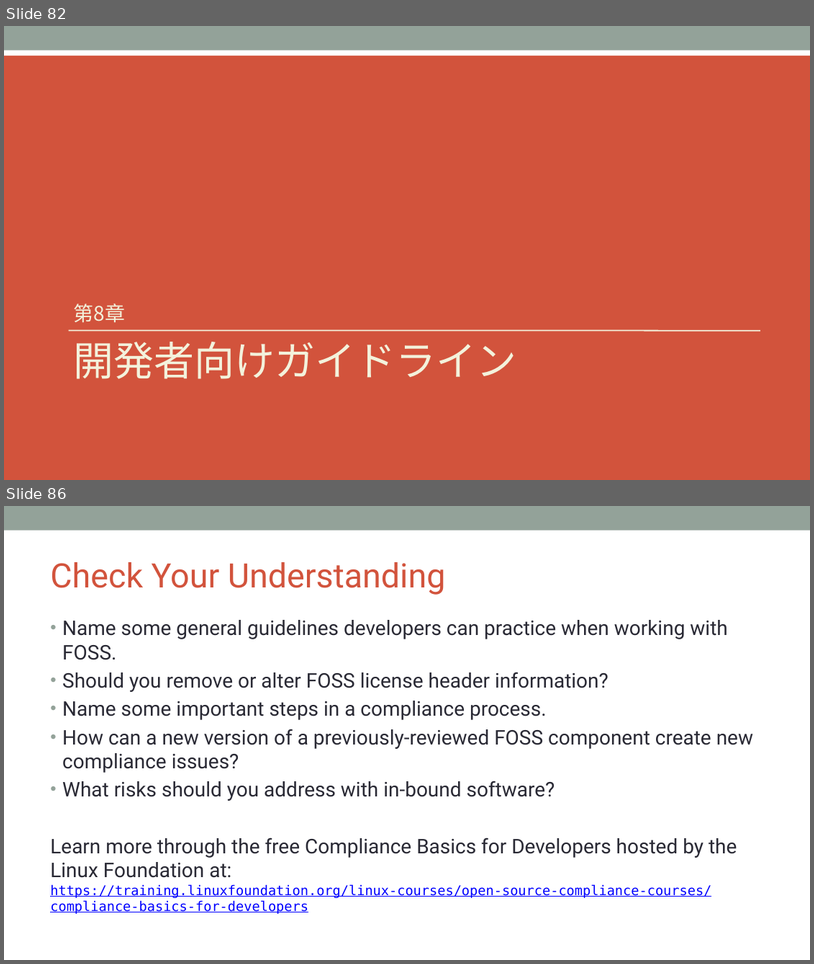
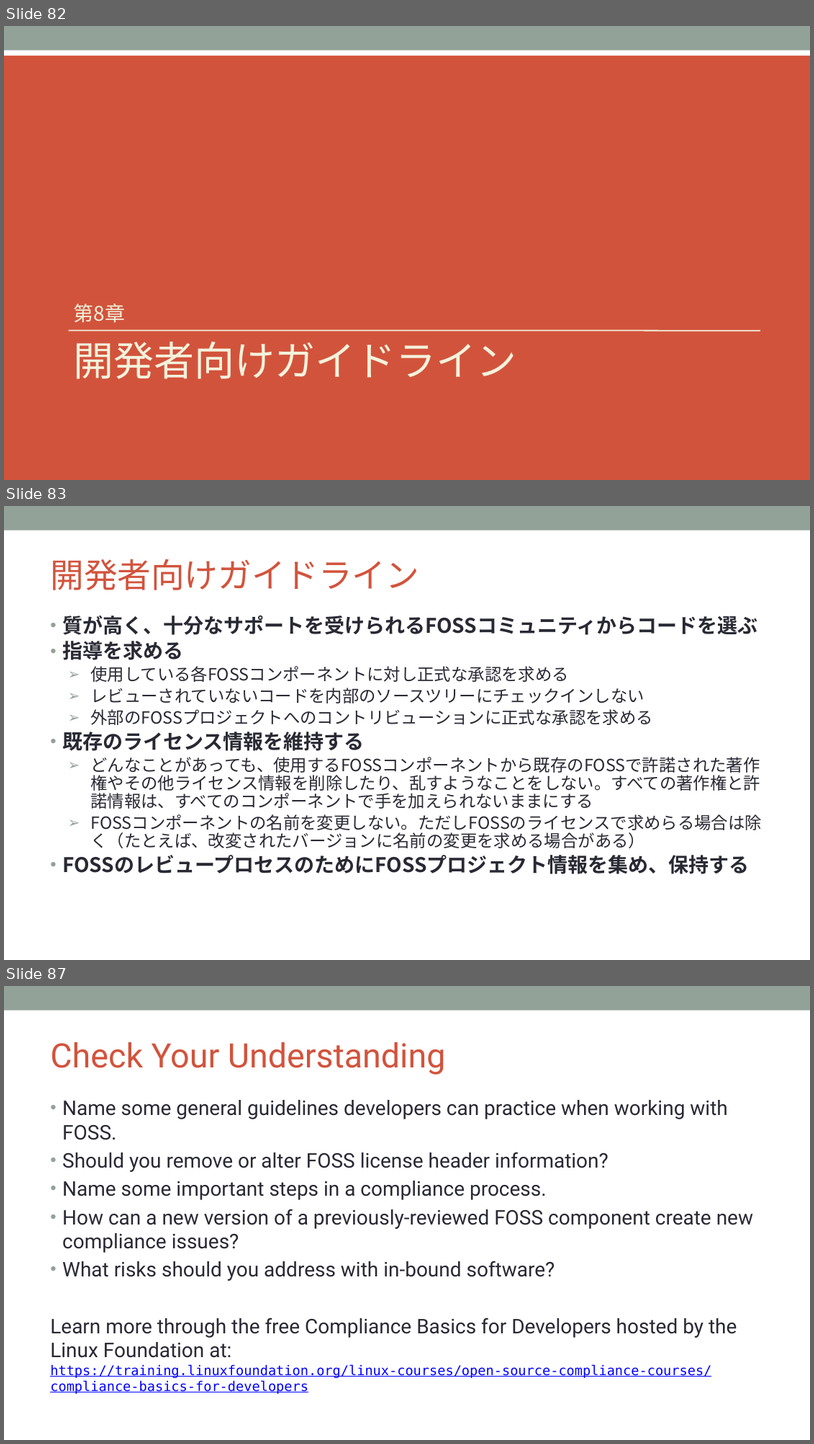
Before and after one commit to OpenChain-Project/Curriculum-Translation-JP, a slide deck: REVIEW/Version_for_v1.1/openchain-curriculum-for-1-1_JP_review_tani.pptx. Shown one above the other, each under a label of ours: slides 82 and 86 before the commit, slides 82, 83 and 87 after it; the slides between them are not shown. The pictures are 814x964 and 814x1444 pixels, drawn with LibreOffice and Linux fonts; fonts in the diff are those of the drawing; background and template pictures are left out. Boxes give left, top, right and bottom in pixels: in the first picture for what was removed or moved away, otherwise in the second. Text is boxed around its words. In the diff, an @@ line names an element or a change of style, - is before the commit and + after.

```diff
--- a/REVIEW/Version_for_v1.1/openchain-curriculum-for-1-1_JP_review_tani.pptx
+++ b/REVIEW/Version_for_v1.1/openchain-curriculum-for-1-1_JP_review_tani.pptx
@@ slide 83 added at bbox=[4, 506, 810, 960], background #FFFFFF; not listed: 1 template element that a slide beside it also shows @@
@@ title added at bbox=[50, 559, 419, 590], 40 pt, text #D2533C @@
+開発者向けガイドライン
@@ text added at bbox=[62, 615, 762, 874], 20 pt, text #292934 @@
+• 質が高く、十分なサポートを受けられるFOSSコミュニティからコードを選ぶ
+• 指導を求める
+  ➢ 使用している各FOSSコンポーネントに対し正式な承認を求める
+  ➢ レビューされていないコードを内部のソースツリーにチェックインしない
+  ➢ 外部のFOSSプロジェクトへのコントリビューションに正式な承認を求める
+• 既存のライセンス情報を維持する
+  ➢ どんなことがあっても、使用するFOSSコンポーネントから既存のFOSSで許諾された著作権やその他ライセンス情報を削除したり、乱すようなことをしない。すべての著作権と許諾情報は、すべてのコンポーネントで手を加えられないままにする
+  ➢ FOSSコンポーネントの名前を変更しない。ただしFOSSのライセンスで求めらる場合は除く（たとえば、改変されたバージョンに名前の変更を求める場合がある）
+• FOSSのレビュープロセスのためにFOSSプロジェクト情報を集め、保持する
@@ what was slide 86 is now slide 87 @@
```
Also in this commit, not shown: 4 slides changed, 3 other slides added, 3 slides removed.
